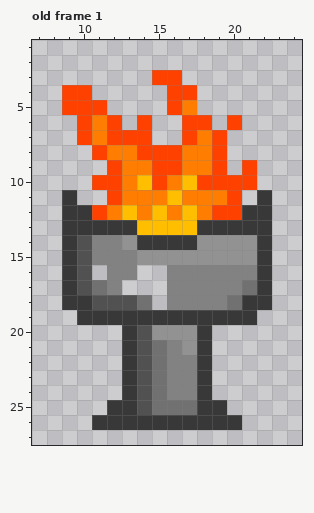
Two versions of one pixel-art file, New Unity Project/Assets/Entwürfe/Feuer.aseprite. The first picture shows the starting point.
32x32 pixels, 1 frame. Shown: old frame 1: x 7..24, y 1..27. The commit also changed other frames, which this record leaves out.
After the commit:
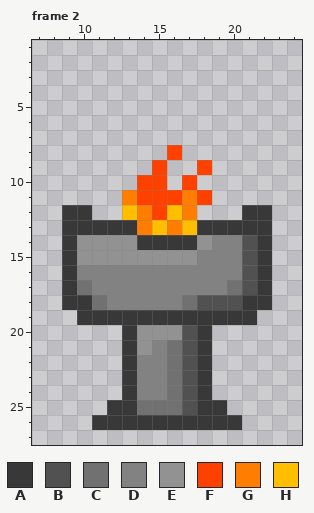
Palette (. is transparent): A #383838  B #515151  C #717171  D #828282  E #929292  F #ff4100  G #ff7d00  H #ffbe00
A new or re-ordered frame is compared with the old frame closest to it.
Edits made:
frames 1 -> 9
layer "Fire" added
layer "goblet" added
layer "Layer 1" removed
Changed rows in their new state; - is an unchanged pixel.
Frame 2 is new; against old frame 1:
first column x 9:
 3 ------..------
 4 ..-----..-----
 5 ...----..-----
 6 -...-.--..-.--
 7 -.....--...---
 8 --.....-...---
 9 ---...-..F.-.-
10 --...F-.F....-
11 .--.-FFF-F..-.
12 --..--FHG...--
13 -----G-G------
14 -EEE------DDB-
15 -EEEE----DDDB-
16 -DD--DD-----B-
17 -CD-DDD----CB-
18 --CDDDD-CBBB--
20 -----E--B-----
21 -----EDCB-----
22 -----DDCB-----
23 -----DDCB-----
24 -----DDCB-----
25 -----C--B-----
Where, in picture pixels (left, top, right, bottom), the same in both pictures:
changed: (62, 70, 272, 415)
